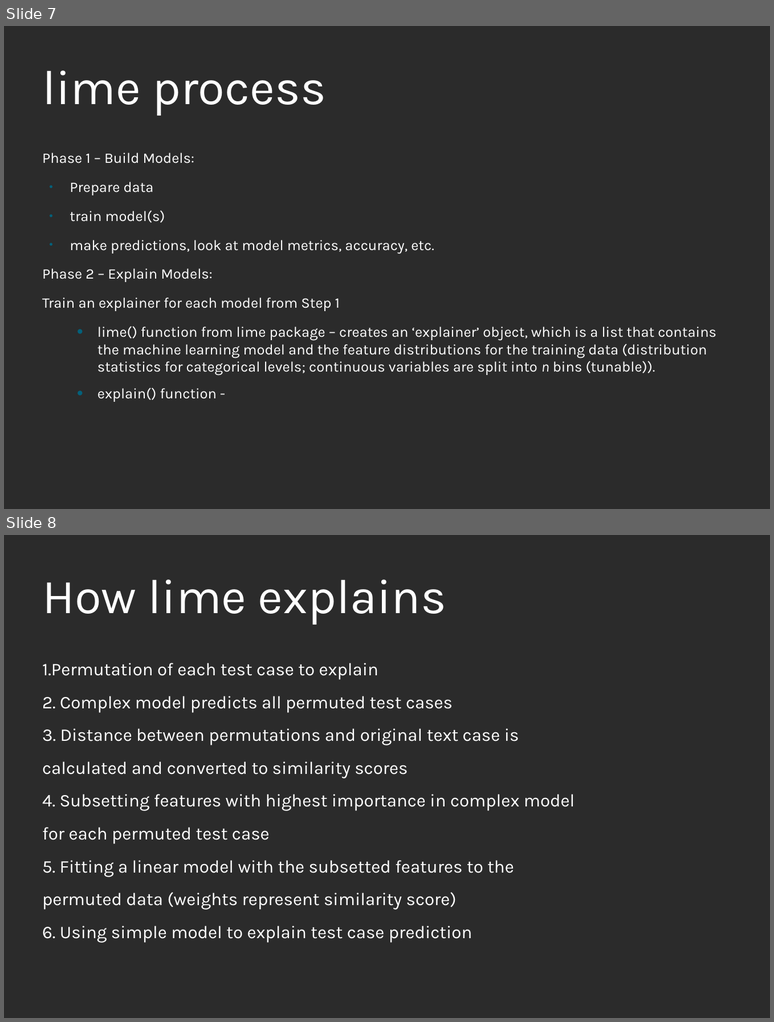
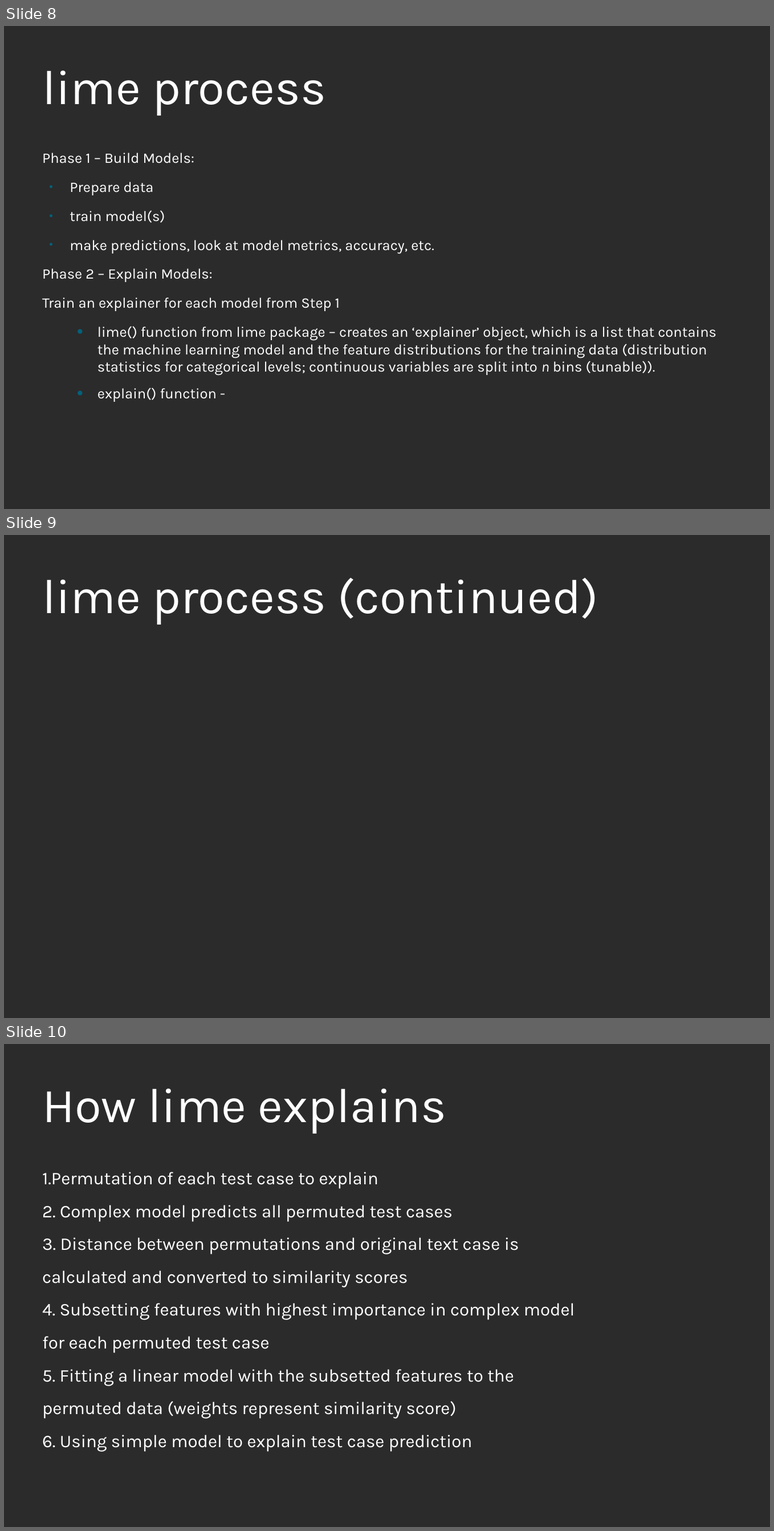
Before and after one commit to mattdube/stl-rug_lime, a slide deck: Slides/stl-rug_lime_01092019.odp. Shown one above the other, each under a label of ours: slides 7 and 8 before the commit, slides 8, 9 and 10 after it. The pictures are 774x1022 and 774x1531 pixels, drawn with LibreOffice and Linux fonts; fonts in the diff are those of the drawing; background and template pictures are left out; a plain dark background stands for a picture behind light text. Boxes give left, top, right and bottom in pixels: in the first picture for what was removed or moved away, otherwise in the second. Text is boxed around its words. In the diff, an @@ line names an element or a change of style, - is before the commit and + after.

```diff
--- a/Slides/stl-rug_lime_01092019.odp
+++ b/Slides/stl-rug_lime_01092019.odp
@@ slide 9 added at (4, 535, 770, 1018), background picture (left out) @@
@@ title added at (42, 578, 599, 624), 60 pt, text #FFFFFF @@
+lime process (continued)
@@ what was slide 7 is now slide 8 @@
@@ what was slide 8 is now slide 10 @@
```
Also in this commit, not shown: 1 slide changed, 6 other slides added, 1 slide removed.
